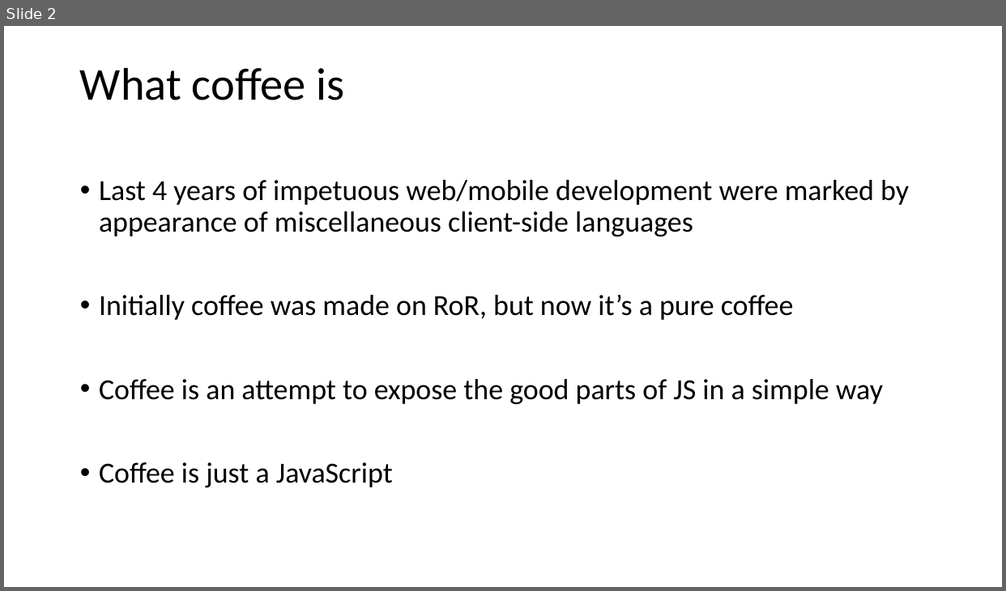
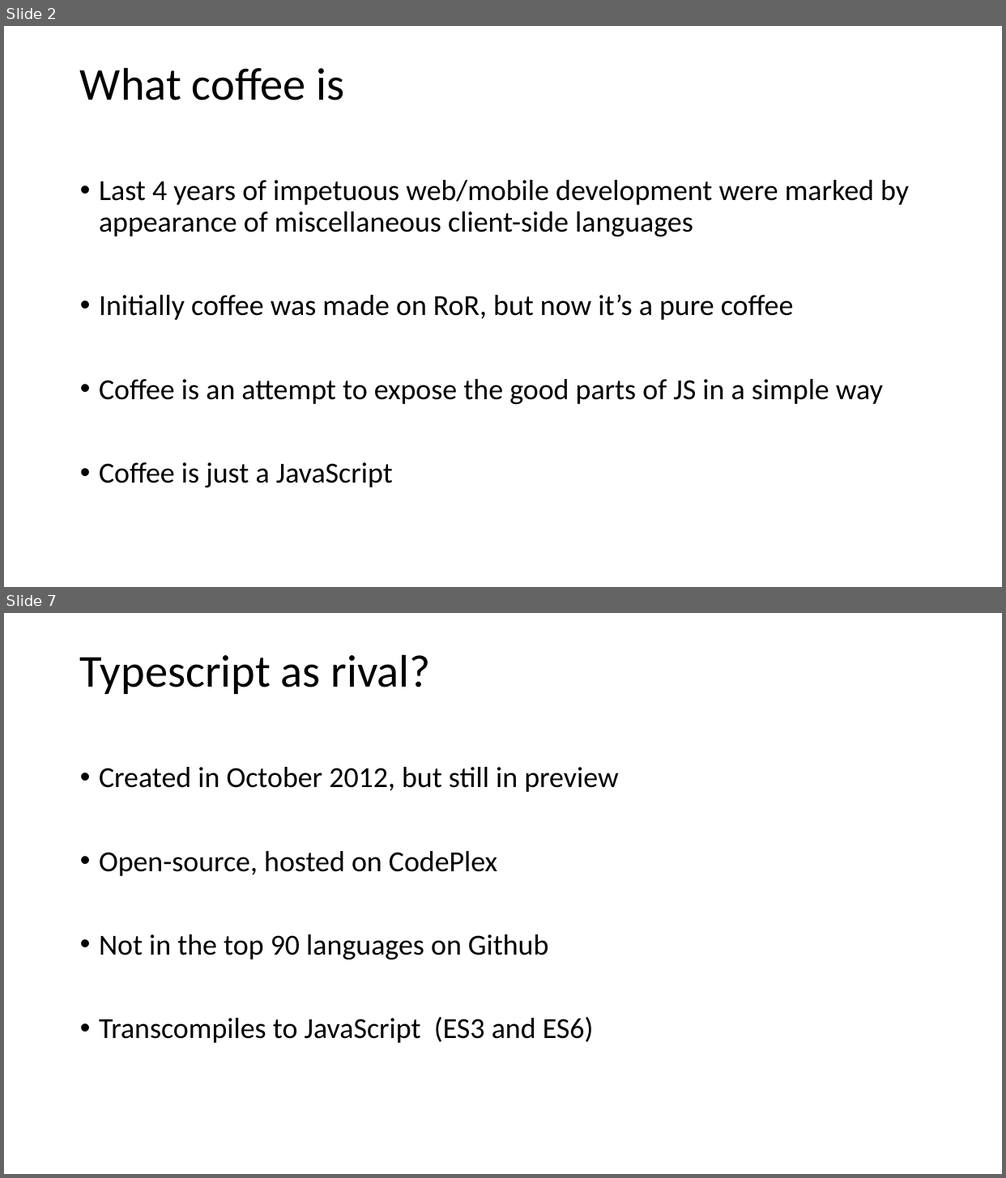
Before and after one commit to vba/presentations, a slide deck: coffeescript/coffeescript.pptx. Shown one above the other, each under a label of ours: slide 2 before the commit, slides 2 and 7 after it; the slides between them are not shown. The pictures are 1006x591 and 1006x1178 pixels, drawn with LibreOffice and Linux fonts; fonts in the diff are those of the drawing. Boxes give left, top, right and bottom in pixels: in the first picture for what was removed or moved away, otherwise in the second. Text is boxed around its words. In the diff, an @@ line names an element or a change of style, - is before the commit and + after.

```diff
--- a/coffeescript/coffeescript.pptx
+++ b/coffeescript/coffeescript.pptx
@@ slide 7 added at bbox=[4, 613, 1002, 1174], background #FFFFFF @@
@@ title added at bbox=[80, 654, 431, 694], 44 pt, text #000000 @@
+Typescript as rival?
@@ text added at bbox=[99, 767, 618, 1043], 28 pt, text #000000 @@
+• Created in October 2012, but still in preview
+• Open-source, hosted on CodePlex
+• Not in the top 90 languages on Github
+• Transcompiles to JavaScript (ES3 and ES6)
```
Also in this commit, not shown: 1 slide changed, 8 other slides added, 1 slide removed.
